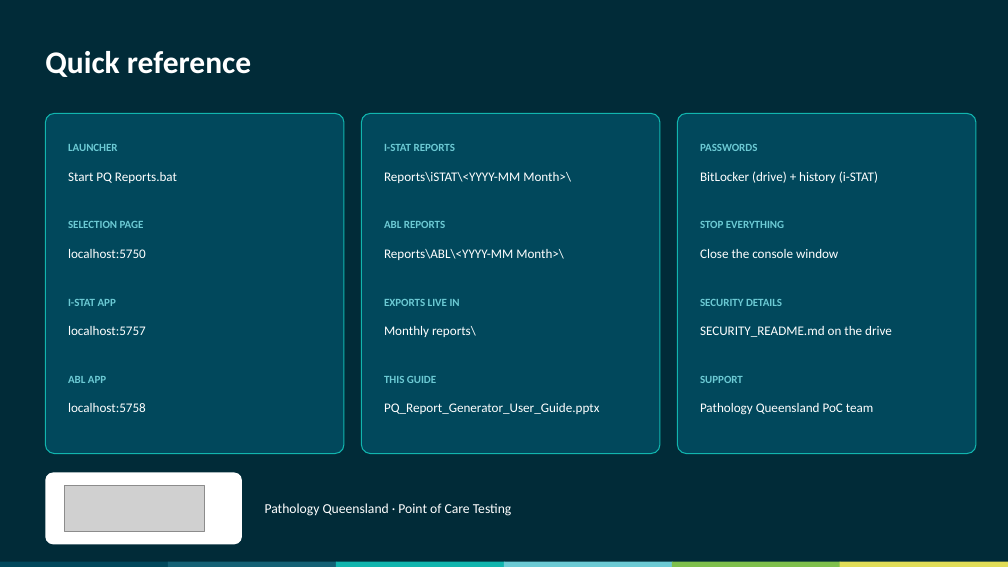
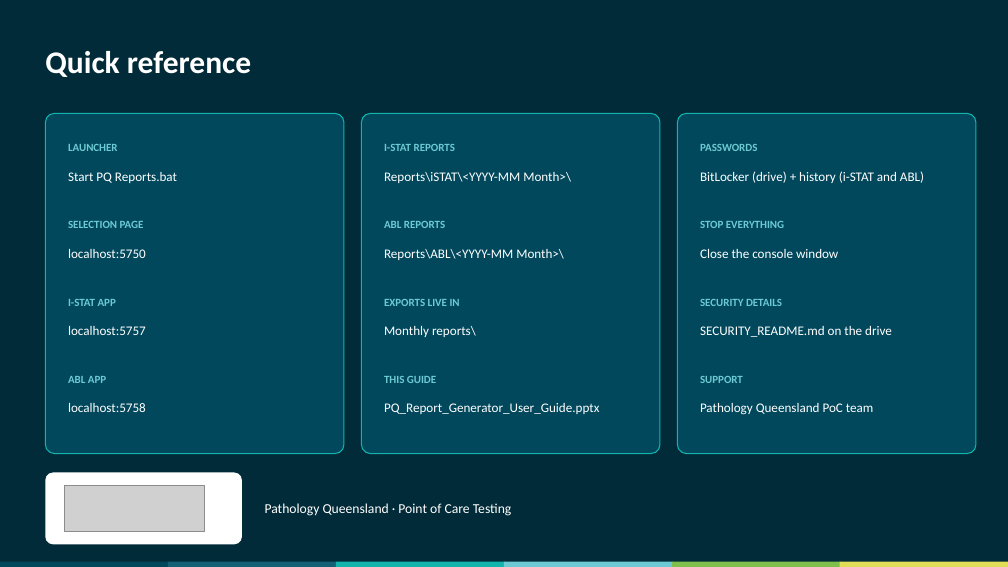
Before and after one commit to swornsealed/Report-app, a slide deck: slide 19 of PQ_Report_Generator_User_Guide.pptx. Drawn at 1008x567 pixels with LibreOffice and Linux fonts; fonts in the diff are those of the drawing; grey boxes stand for pictures. Boxes give left, top, right and bottom in pixels: in the first picture for what was removed or moved away, otherwise in the second. Text is boxed around its words. In the diff, an @@ line names an element or a change of style, - is before the commit and + after.

```diff
--- a/PQ_Report_Generator_User_Guide.pptx
+++ b/PQ_Report_Generator_User_Guide.pptx
@@ text at [700, 171, 924, 183]: text changed @@
-BitLocker (drive) + history (i-STAT)
+BitLocker (drive) + history (i-STAT and ABL)
```
Also in this commit, not shown: 3 other slides changed, 6 other files.
